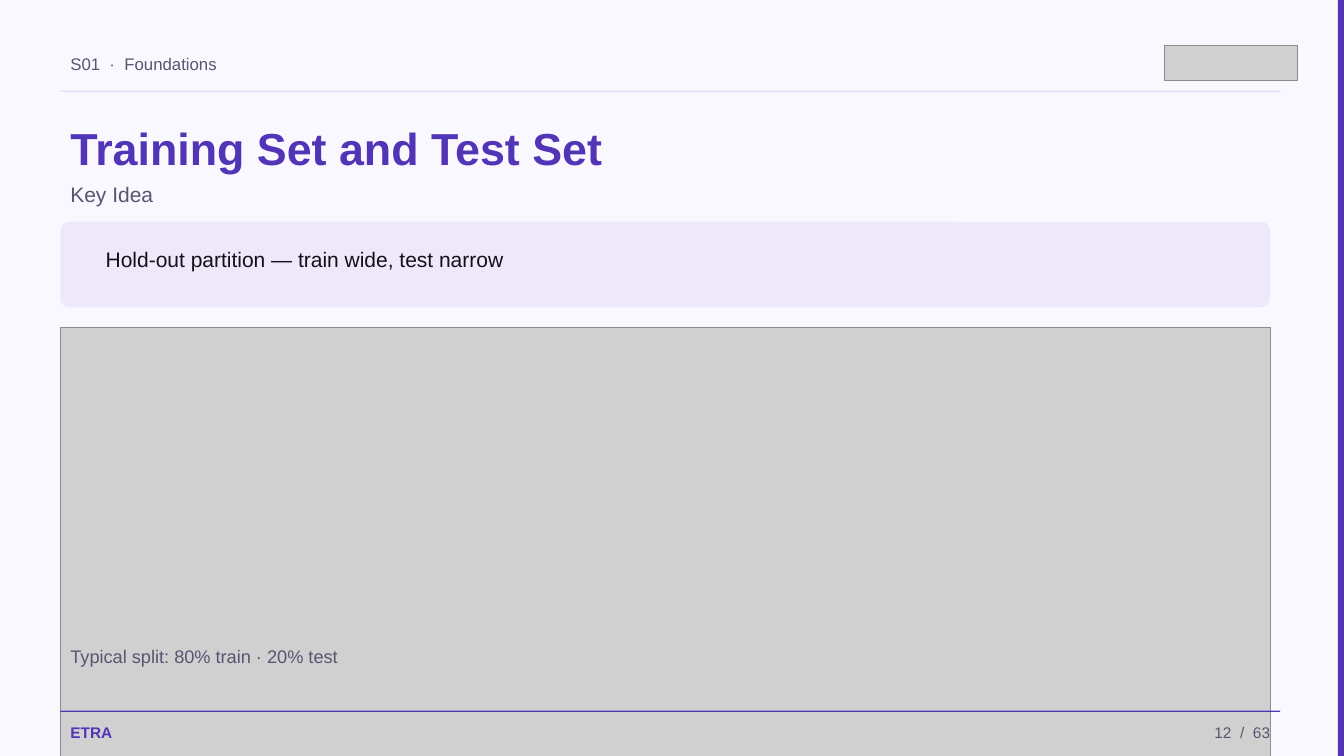
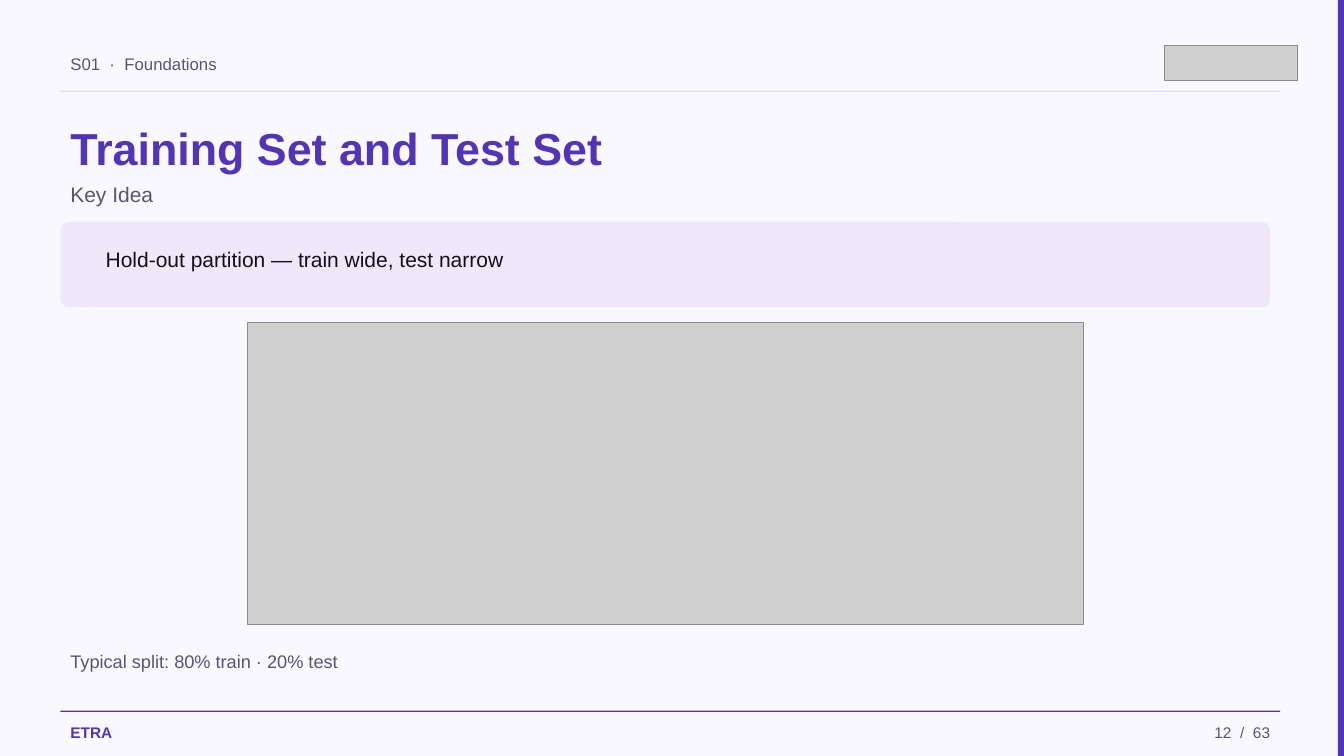
Before and after one commit to iksasa15/AI-ML, a slide deck: slide 12 of web-presentation/pdf-exports/Week1-Session1-Foundations.pptx. Drawn at 1344x756 pixels with LibreOffice and Linux fonts; fonts in the diff are those of the drawing; grey boxes stand for pictures. Boxes give left, top, right and bottom in pixels: in the first picture for what was removed or moved away, otherwise in the second. Text is boxed around its words. In the diff, an @@ line names an element or a change of style, - is before the commit and + after.

```diff
--- a/web-presentation/pdf-exports/Week1-Session1-Foundations.pptx
+++ b/web-presentation/pdf-exports/Week1-Session1-Foundations.pptx
@@ picture: place and size @@
-picture at bbox=[60, 328, 1270, 756]
+picture at bbox=[247, 323, 1083, 625]
@@ text "Typical split: 80% train · ...": place and size @@
-text "Typical split: 80% train · ..." at bbox=[70, 650, 337, 667]
+text "Typical split: 80% train · ..." at bbox=[70, 655, 337, 672]
```
Also in this commit, not shown: 12 other slides changed, 2 other files.
